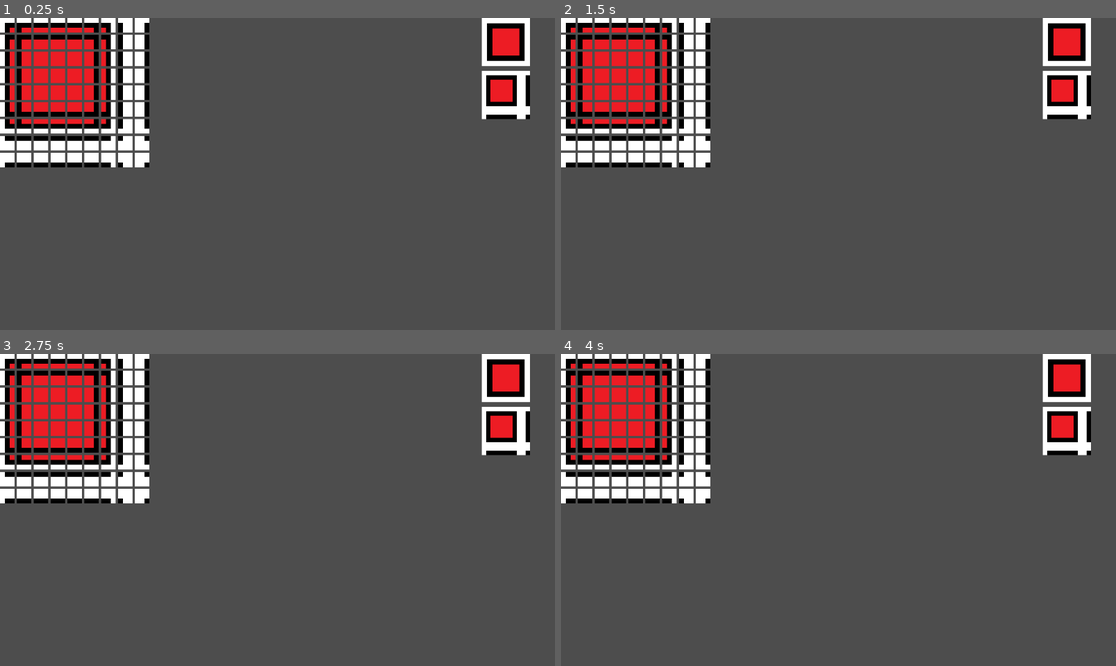
Above: before the commit, frames 1-4 (two rows, left to right).
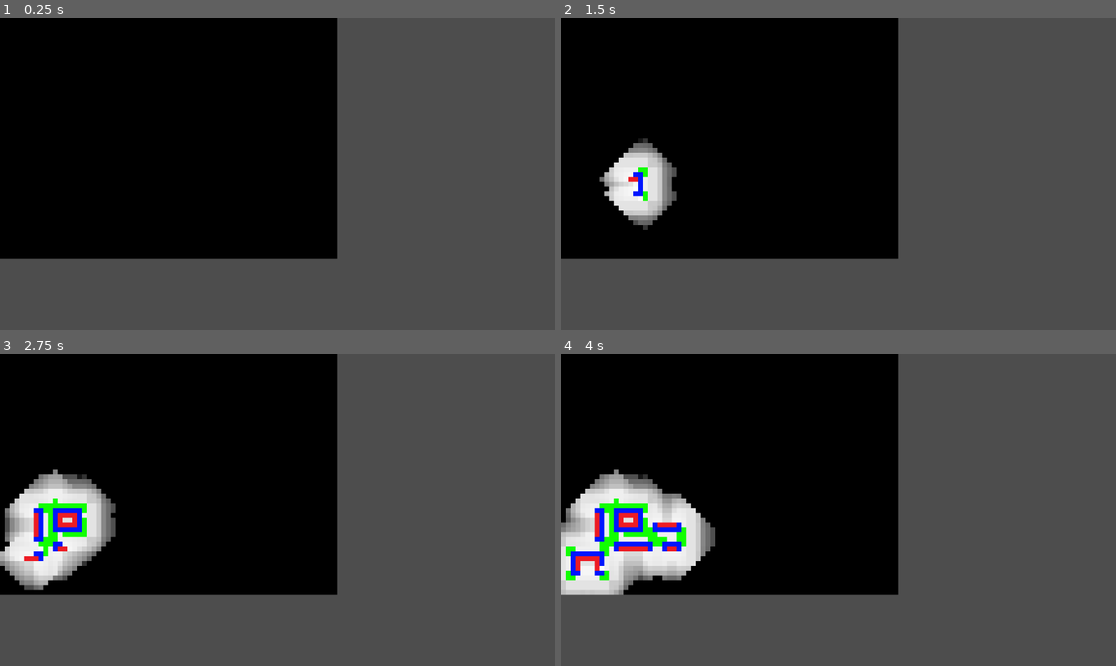
Above: after the commit, the same moments.

Repository: AndreaTerenz/GodotWFC
Game: Godot game, scene res://Main.tscn
Same seed, same stepped clock (60 frames per second), same inputs: the game is played once before the commit and once after it.
Inputs:
- Up to frame 1 (0.25 s): no input
- Up to frame 2 (1.5 s): tap Enter at 0.5 s; tap Space at 1.25 s
- Up to frame 3 (2.75 s): no input
- Up to frame 4 (4 s): no input

The runs differ from the first frame. In frame 1, 47% of the frame differs, in the area x 0-96%, y 0-78%; in frame 2, 47%; in frame 3, 47%; in frame 4, 47%.

Commit message:
WFC!!
Thanks Shiffman

Diff:
--- /dev/null
+++ b/Cell.gd
@@ -0,0 +1,35 @@
+class_name Cell
+extends RefCounted
+
+var options : Array = []
+var collapsed := false
+var stepped := false
+
+func _init(tiles_count: int):
+	options = range(tiles_count)
+
+func collapse(choice := -1):
+	if len(options) <= 0:
+		return -1
+
+	if collapsed:
+		return options[0]
+
+	if choice < 0:
+		choice = options.pick_random()
+
+	options = [choice]
+	collapsed = true
+
+	return choice
+
+func full_reset(tiles_count: int):
+	options = range(tiles_count)
+	collapsed = false
+	stepped = false
+
+func reset_step():
+	if collapsed:
+		return
+
+	stepped = false
--- /dev/null
+++ b/Cell.tscn
@@ -0,0 +1,14 @@
+[gd_scene load_steps=3 format=3 uid="uid://bl4wteya27da0"]
+
+[ext_resource type="Texture2D" uid="uid://dokbah1gi38ve" path="res://icon.svg" id="1_uween"]
+[ext_resource type="Script" uid="uid://p4osrhnccta5" path="res://Cell.gd" id="1_yborn"]
+
+[node name="TextureRect" type="TextureRect"]
+custom_minimum_size = Vector2(30, 30)
+offset_right = 40.0
+offset_bottom = 40.0
+size_flags_horizontal = 3
+size_flags_vertical = 3
+texture = ExtResource("1_uween")
+expand_mode = 1
+script = ExtResource("1_yborn")
--- a/Main.tscn
+++ b/Main.tscn
@@ -6,13 +6,22 @@
 
 @export var sample : Texture2D = preload(\"res://samples/City.png\")
 @export var tile_size := Vector2i.ONE * 3
+@export var cell_grid_size := Vector2i(30, 10)
+@export var cell_draw_size := Vector2i(10, 10)
 
 var sample_padded : Image
 var sample_padded_tex : ImageTexture
 var sample_size : Vector2i
 var tiles : Array[Tile] = []
+var cells : Array[Cell] = []
+var collapsed_count := 0
+var default_font : Font = ThemeDB.fallback_font;
+
+var run := false
 
 func _ready():
+	#seed(69421)
+
 	var sample_image := sample.get_image()
 	sample_size = Vector2i(sample.get_size())
 
@@ -39,49 +48,166 @@
 
 			tiles.append(tile)
 
-	# assert(tiles[0].overlaps(tiles[1], Tile.TILE_SIDE.WEST))
-	# assert(tiles[1].overlaps(tiles[0], Tile.TILE_SIDE.EAST))
-
-	# assert(not tiles[0].overlaps(tiles[2], Tile.TILE_SIDE.WEST))
-
-	# assert(tiles[1].overlaps(tiles[2], Tile.TILE_SIDE.WEST))
-	# assert(tiles[1].overlaps(tiles[3], Tile.TILE_SIDE.WEST))
-
-	# assert(tiles[0].overlaps(tiles[sample_size.x], Tile.TILE_SIDE.SOUTH))
-	# assert(not tiles[0].overlaps(tiles[sample_size.x+1], Tile.TILE_SIDE.SOUTH))
-	# assert(tiles[sample_size.x].overlaps(tiles[0], Tile.TILE_SIDE.NORTH))
-
 	for tile in tiles:
 		tile.fill_neighbors(tiles)
 
-	# print(tiles[0].neighbors[Tile.TILE_SIDE.WEST])
-	# print(tiles[1].neighbors[Tile.TILE_SIDE.WEST])
-	# print(tiles[sample_size.x * 2].neighbors[Tile.TILE_SIDE.WEST])
+	for r in cell_grid_size.y:
+		for c in cell_grid_size.x:
+			var cell := Cell.new(len(tiles))
+			cells.append(cell)
 
 func _draw():
 	var rid := get_canvas_item()
-	var rect_size := Vector2.ONE * 100.
-
-	draw_set_transform(Vector2(1000, 0))
-
-	draw_texture_rect(sample, Rect2(Vector2.ZERO, rect_size), false)
-	draw_texture_rect(sample_padded_tex, Rect2(Vector2(0, rect_size.y + 10.), rect_size), false)
-
-	draw_set_transform(Vector2.ZERO)
-
-	var gap = 5.
-	rect_size = Vector2.ONE * 30.
-
-	for tile in tiles:
-		var i := tile.index
-		var row = floor(i / sample_size.x)
-		var col = i % sample_size.y
-		var pos = Vector2((rect_size.x + gap) * col, (rect_size.y + gap) * row)
-
-		tile.draw(rid, pos, rect_size)
+	var gap := 0.
+
+	for i in len(cells):
+		var cell := cells[i]
+		var grid_pos := pos_from_idx(i, cell_grid_size.x)
+		var pos = Vector2((cell_draw_size.x + gap) * grid_pos.x, (cell_draw_size.y + gap) * grid_pos.y)
+
+		if len(cell.options) <= 0:
+			draw_rect(Rect2(pos, cell_draw_size), Color.DEEP_PINK)
+		elif not cell.collapsed:
+			var t := float(len(cell.options)) / float(len(tiles))
+			draw_rect(Rect2(pos, cell_draw_size), Color.WHITE.lerp(Color.BLACK, t))
+
+			# draw_string(default_font, pos + rect_size/2, \"%02d\" % len(cell.options),
+			# 	HORIZONTAL_ALIGNMENT_LEFT, 90, 20, Color.WHITE if t > 0.5 else Color.BLACK)
+		else:
+			var tile := tiles[cell.options[0]]
+			#tile.draw(rid, pos, rect_size)
+			var col = tile.image.get_pixelv(tile_size / 2)
+			draw_rect(Rect2(pos, cell_draw_size), col)
+
+func _input(event):
+	#if not Input.is_action_just_pressed(\"step\") or collapsed_count >= len(cells):
+	#	return
+
+	if event.is_action_pressed(\"run\"):
+		run = not run
+	elif event.is_action_pressed(\"reset\"):
+		run = false
+		collapsed_count = 0
+
+		for cell in cells:
+			cell.full_reset(len(tiles))
+
+		queue_redraw()
 
 func _process(delta):
+	if collapsed_count >= len(cells) or not run:
+		return
+
+	wfc_step()
 	queue_redraw()
+
+func wfc_step():
+	var cells_idxs : Array[int]= []
+
+	for idx in len(cells):
+		var cell := cells[idx]
+
+		if cell.collapsed:
+			continue
+
+		cell.stepped = false
+
+		if len(cell.options) > 0:
+			cells_idxs.append(idx)
+		else:
+			printerr(\"Conflict!\")
+			run = false
+
+	if len(cells_idxs) <= 0:
+		printerr(\"No collapsable cells!\")
+		run = false
+		return
+
+	cells_idxs.sort_custom(func(ia: int, ib: int):
+		var la := len(cells[ia].options)
+		var lb := len(cells[ib].options)
+
+		# if la == lb:
+		# 	return ia < ib
+
+		return la < lb
+	)
+
+	var target : int = cells_idxs.slice(0, 4).pick_random()
+	var target_cell := cells[target]
+	var propagate_depth = 6
+
+	target_cell.collapse()
+	collapsed_count += 1
+
+	# print(\"Collapsed cell %d at %s to %d\" % [
+	# 	target, pos_from_idx(target, cell_grid_size.x), cells[target].options[0]
+	# ])
+
+	propagate(target, propagate_depth)
+
+func propagate(current_idx: int, max_depth: int):
+	var current := cells[current_idx]
+
+	if max_depth <= 0:
+		return true
+
+	current.stepped = true
+
+	for side_key in Tile.TILE_SIDE.keys():
+		var side : Tile.TILE_SIDE = Tile.TILE_SIDE.get(side_key)
+		var neighbor_idx := side_cell(current_idx, side)
+
+		if neighbor_idx < 0:
+			continue
+
+		var neighbor := cells[neighbor_idx]
+
+		if neighbor.collapsed:
+			continue
+
+		var valid : Array[int] = []
+		for opt in current.options:
+			valid.append_array(tiles[opt].neighbors[side])
+
+		neighbor.options = neighbor.options.filter(func(tile_idx):
+			return tile_idx in valid
+		)
+
+		propagate(neighbor_idx, max_depth-1)
+
+func side_cell(origin_idx: int, side: Tile.TILE_SIDE, clamp := true) -> int:
+	var origin_pos := pos_from_idx(origin_idx, cell_grid_size.x)
+	var dest_pos := origin_pos
+
+	match side:
+		Tile.TILE_SIDE.NORTH:
+			dest_pos.y -= 1
+		Tile.TILE_SIDE.SOUTH:
+			dest_pos.y += 1
+		Tile.TILE_SIDE.EAST:
+			dest_pos.x -= 1
+		Tile.TILE_SIDE.WEST:
+			dest_pos.x += 1
+
+	if clamp:
+		if dest_pos.x >= cell_grid_size.x or dest_pos.y >= cell_grid_size.y:
+			return -1
+		if dest_pos.x < 0 or dest_pos.y < 0:
+			return -1
+
+	var dest_idx := idx_from_pos(dest_pos.y, dest_pos.x, cell_grid_size.x)
+
+	if dest_idx >= len(cells):
+		dest_idx = -1
+
+	return dest_idx
+
+func idx_from_pos(row: int, col: int, width: int) -> int:
+	return -1 if (row < 0 or col < 0) else row * width + col
+
+func pos_from_idx(idx: int, width: int) -> Vector2i:
+	return Vector2i(idx % width, floori(idx / width))
 
 func get_sample_section(top_left: Vector2i, extents: Vector2i) -> Image:
 	var img := sample_padded.get_region(Rect2i(top_left, extents))
@@ -98,3 +224,4 @@
 grow_horizontal = 2
 grow_vertical = 2
 script = SubResource("GDScript_rxg2q")
+cell_grid_size = Vector2i(70, 50)
--- a/project.godot
+++ b/project.godot
@@ -14,3 +14,21 @@
 run/main_scene="uid://dfo4aealsw6va"
 config/features=PackedStringArray("4.4", "Forward Plus")
 config/icon="res://icon.svg"
+
+[input]
+
+step={
+"deadzone": 0.2,
+"events": [Object(InputEventKey,"resource_local_to_scene":false,"resource_name":"","device":-1,"window_id":0,"alt_pressed":false,"shift_pressed":false,"ctrl_pressed":false,"meta_pressed":false,"pressed":false,"keycode":0,"physical_keycode":83,"key_label":0,"unicode":115,"location":0,"echo":false,"script":null)
+]
+}
+run={
+"deadzone": 0.2,
+"events": [Object(InputEventKey,"resource_local_to_scene":false,"resource_name":"","device":-1,"window_id":0,"alt_pressed":false,"shift_pressed":false,"ctrl_pressed":false,"meta_pressed":false,"pressed":false,"keycode":0,"physical_keycode":32,"key_label":0,"unicode":32,"location":0,"echo":false,"script":null)
+]
+}
+reset={
+"deadzone": 0.2,
+"events": [Object(InputEventKey,"resource_local_to_scene":false,"resource_name":"","device":-1,"window_id":0,"alt_pressed":false,"shift_pressed":false,"ctrl_pressed":false,"meta_pressed":false,"pressed":false,"keycode":0,"physical_keycode":82,"key_label":0,"unicode":114,"location":0,"echo":false,"script":null)
+]
+}
Not shown, added: Cell.gd.uid
Binary file changed: samples/City.png
